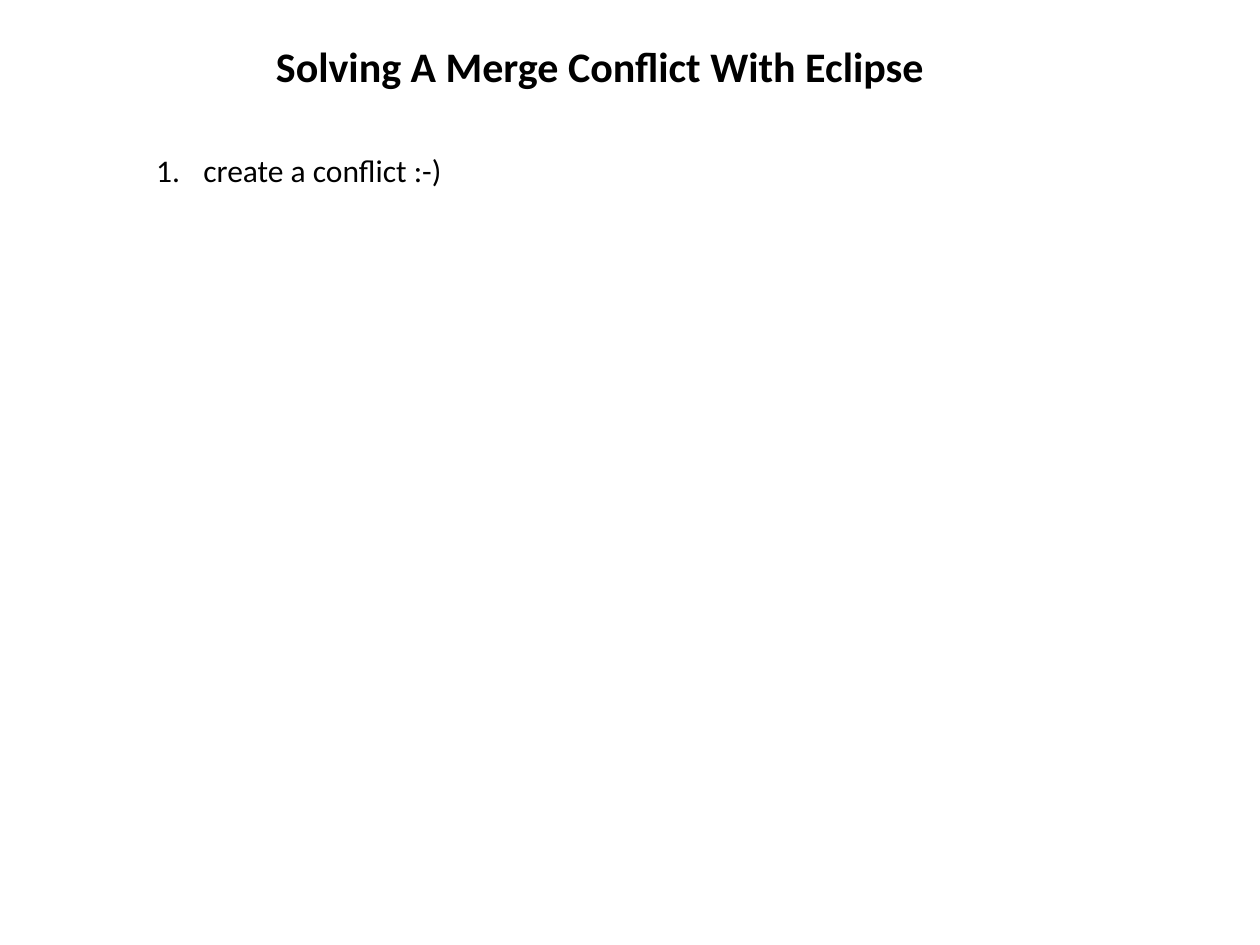
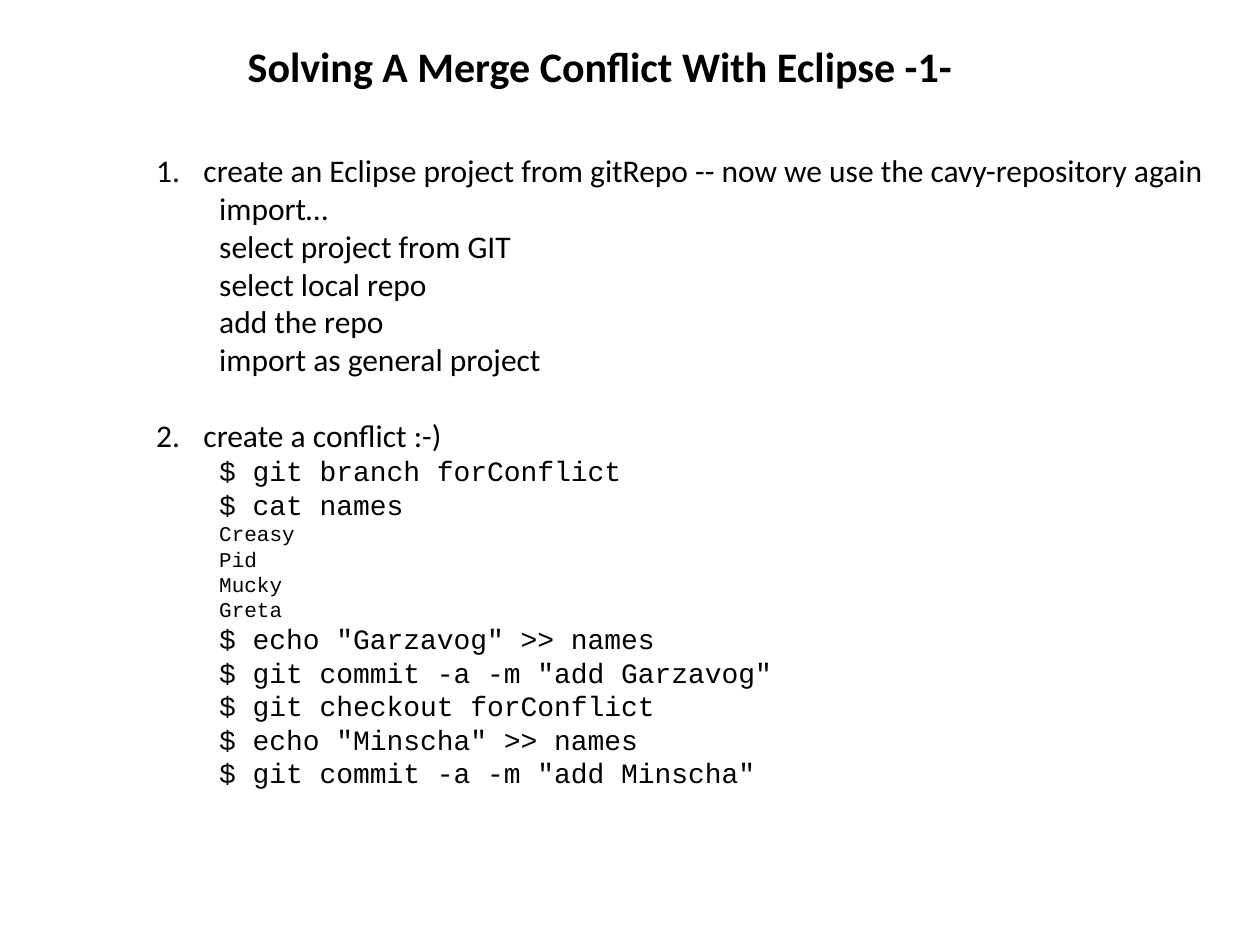
Before and after one commit to hanbei/git_tutorial, a slide deck: slide 26 of architektur.pptx. Drawn at 1260x945 pixels with LibreOffice and Linux fonts; fonts in the diff are those of the drawing. Boxes give left, top, right and bottom in pixels: in the first picture for what was removed or moved away, otherwise in the second. Text is boxed around its words. In the diff, an @@ line names an element or a change of style, - is before the commit and + after.

```diff
--- a/architektur.pptx
+++ b/architektur.pptx
@@ title at (248,52,952,89): text changed @@
-Solving A Merge Conflict With Eclipse
+Solving A Merge Conflict With Eclipse -1-
@@ text at (203,160,1202,377): paragraphs added @@
+1. create an Eclipse project from gitRepo -- now we use the cavy-repository again
+  import…
+  select project from GIT
+  select local repo
+  add the repo
+  import as general project
@@ text at (219,461,772,789): paragraphs added @@
+  $ git branch forConflict
+  $ cat names
+  Creasy
+  Pid
+  Mucky
+  Greta
+  $ echo "Garzavog" >> names
+  $ git commit -a -m "add Garzavog"
+  $ git checkout forConflict
+  $ echo "Minscha" >> names
+  $ git commit -a -m "add Minscha"
```
Also in this commit, not shown: 2 slides added, 1 other file.
